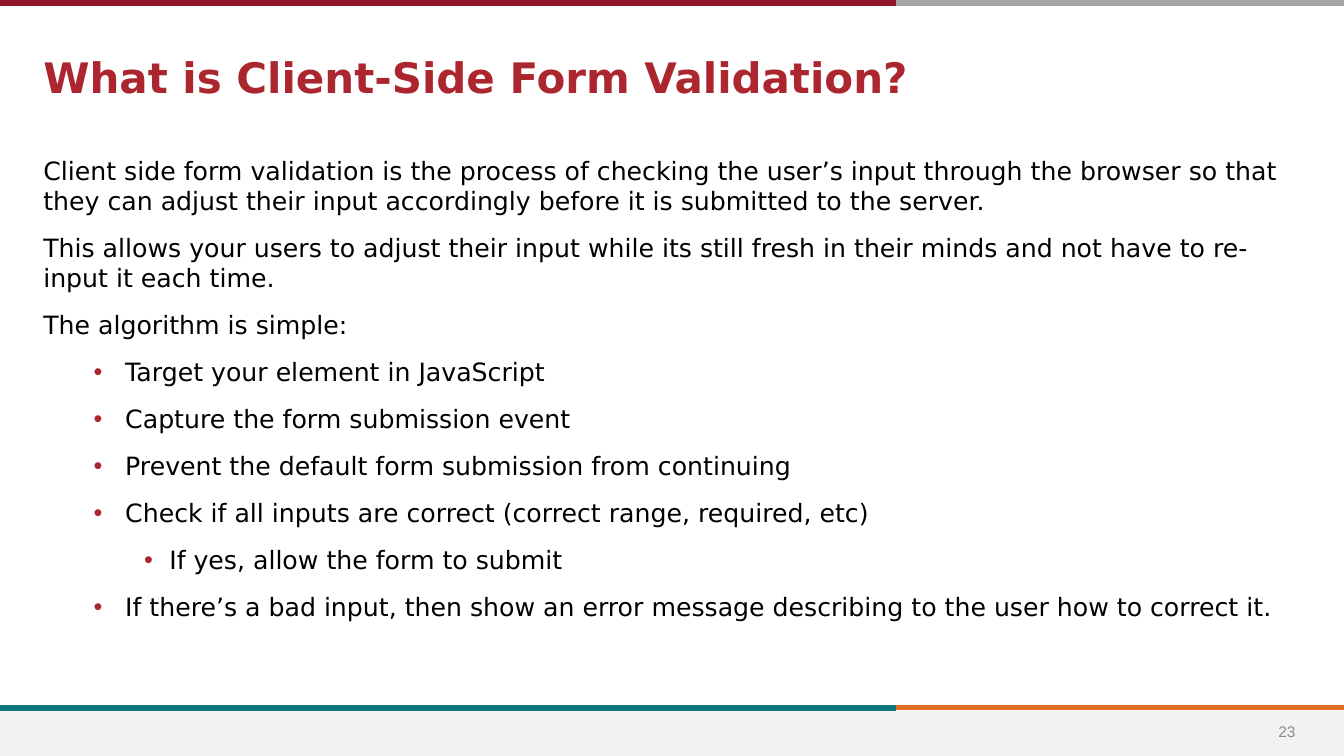
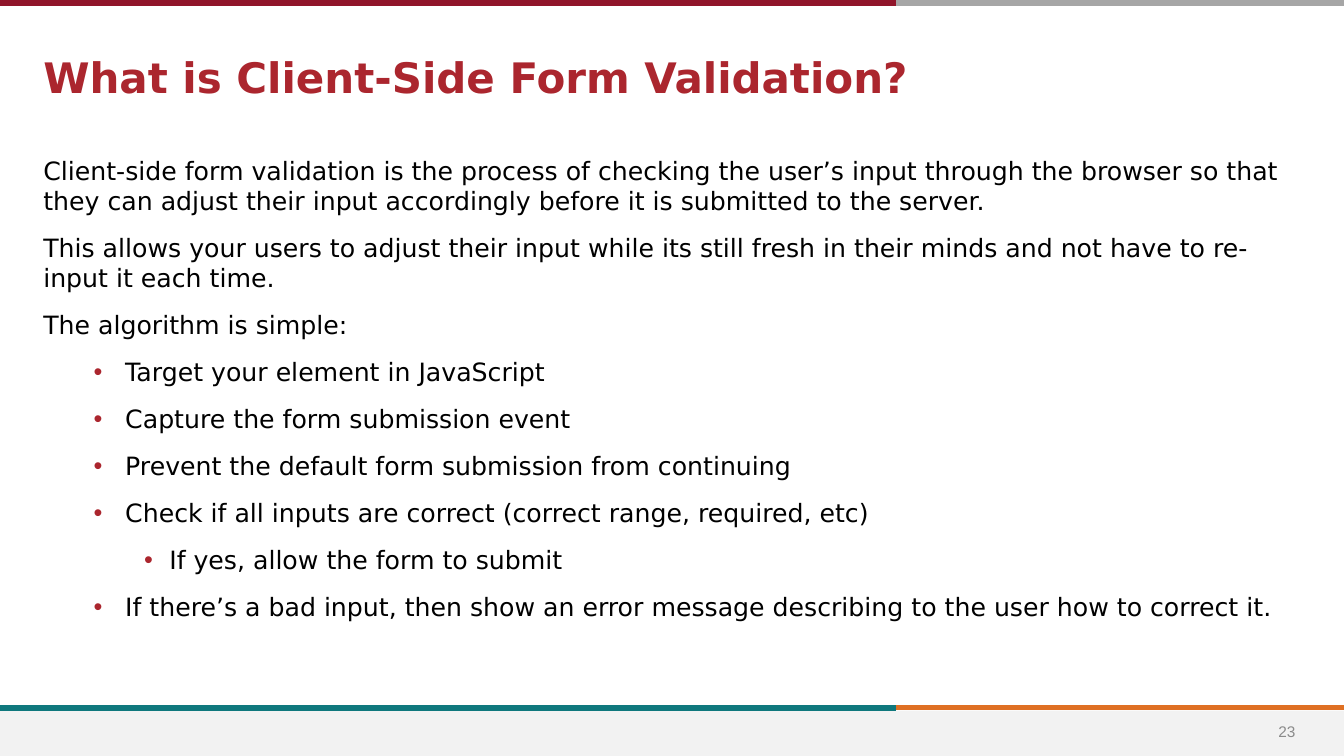
Before and after one commit to stevens-cs546-cs554/CS-546, a slide deck: slide 23 of lecture_09/Frontend JavaScript and Client-Side Form Validation.pptx. Drawn at 1344x756 pixels with LibreOffice and Linux fonts; fonts in the diff are those of the drawing; background and template pictures are left out. Boxes give left, top, right and bottom in pixels: in the first picture for what was removed or moved away, otherwise in the second. Text is boxed around its words. In the diff, an @@ line names an element or a change of style, - is before the commit and + after.

Commit message:
Updated Lecture 9 code

```diff
--- a/lecture_09/Frontend JavaScript and Client-Side Form Validation.pptx
+++ b/lecture_09/Frontend JavaScript and Client-Side Form Validation.pptx
@@ text at [43, 161, 1277, 216]: text changed @@
-Client side form validation is the process of checking the user’s input through the browser so that they can adjust their input accordingly before it is submitted to the server.
+Client-side form validation is the process of checking the user’s input through the browser so that they can adjust their input accordingly before it is submitted to the server.
```
Also in this commit, not shown: 20 other slides changed, 1 slide added, 26 other files.
